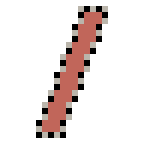
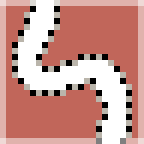
The second 144×144 image is a revision of the first. Changes to its layers:
added layer "Paintbrush-erase" above "Paintbrush-draw" over (0, 0, 144, 144)
hid "Linear" over (36, 6, 108, 138)
